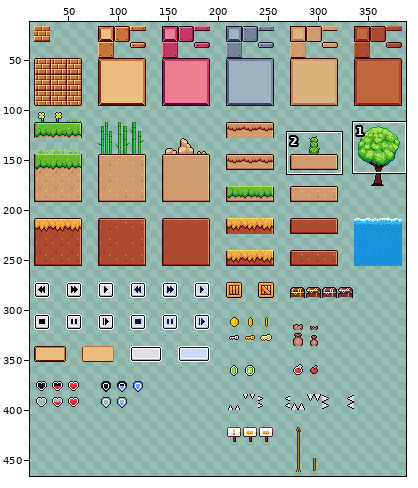
Edited in one commit: sprite sheet (free-assets.png). Above, an overview of the earlier version with the close-up marked.
Close-up. Old version:
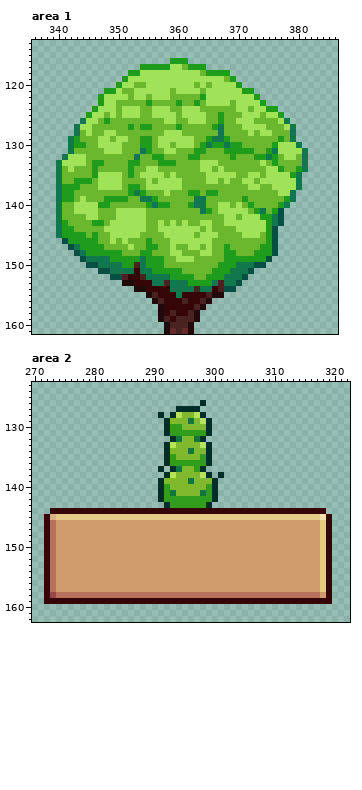
The file is 512x512 pixels. Colours within 5 levels of each other are drawn and written as one. Shown: area 1: x 336..386, y 113..161; area 2: x 270..322, y 123..162. The wide view leaves out empty margins.
The same view after the edit:
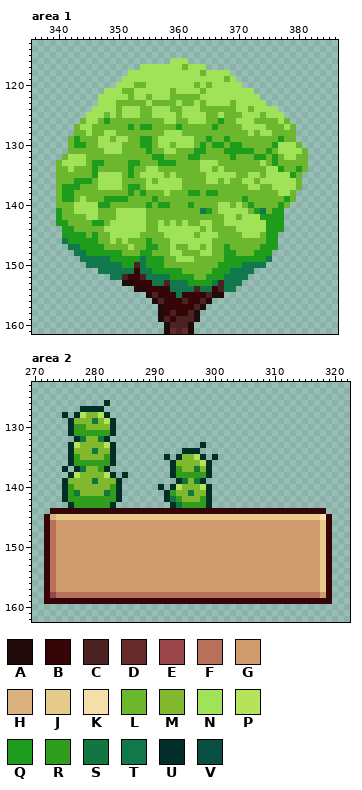
Palette (. is transparent): A #200a0a  B #350507  C #4a2222  D #672a2a  E #9b464a  F #b8705a  G #d09b6d  H #dab27e  J #e6ca8a  K #f4deaa  L #6bb82e  M #80b82e  N #a0e359  P #b5e359  Q #1e9d1c  R #319d1c  S #11773e  T #11774d  U #012f27  V #064f42
Changes in this commit:
Changed rows in their new state; - is an unchanged pixel.
Area 1:
first column x 340:
116 -------------------NNN--------------------
117 --------------NNNNN---NNN-----------------
118 ------------NN-----------NNNN-------------
119 -----------N-----------------N------------
120 ----------N-------------------N-----------
121 --------NN---------------------NN---------
122 -------N----------------N--------N--------
123 -------N-------N----N--N----------N-------
124 ------N----------------------------NN-----
125 -----N---------------------N---------N----
126 ----L---------------------------------L---
127 ---L-----------------------L-----------L--
128 ---L-----------------------L-----------L--
129 --L-----------------------LL-----------L--
130 --L----------------------L--L-----------L-
131 --L-----------L---------------------L----L
132 -L-----------L---------------------L-----L
133 L----------------------------------------L
134 L----------------------------------------L
135 L---------------------------------------L-
136 L---------------------------------------L-
137 L---------------------------------------L-
138 L------------L-------------------------L--
139 L-------------LL-------LL--------------L--
140 L---------------L------LL-------------L---
141 Q------------------------------------Q----
142 Q-----------------------------------QQ----
143 Q-----------------------------------QQ----
144 .-----------------------------------QQ----
145 .-----------------------------------Q-----
146 -T----------------------------------Q-----
147 --T---------------------------------Q-----
148 ---T--------------------------------.-----
149 ----T------------------------------T------
150 -----TT-----------------------Q--TT-------
151 -------TT-----------------------T---------
152 ---------TT--------------------T----------
153 ------------------------------T-----------
154 ----------------------------TT------------
Area 2:
first column x 275:
126 -------U---------------.---
127 ---UUUU------------....----
128 U-UPMMPU--------.-......---
129 -UMMMSMPU--------........--
130 -URRMMMMU--------........--
131 -URRRRRRU--------........--
132 --USMMSU----------......---
133 -UPMMMMPU--------......U.--
134 -UMMMSMMU--------...UUU..--
135 -URMMMMRU---------.U--PU.U-
136 -URRRRRRU--------.UMMMMP---
137 U-USMMRU--------.--R--SMU--
138 -UPMMMMPU-U------.URRRRR--.
139 UMMMMSMMMU------...USMSU..-
140 URMMMMMMRU-------.UP---PU.-
141 URSMMMMSRU------.UR--S-MU.-
142 URRRRRRRRU------.US-MMM-U.-
143 -URRRRRRU--------.US-------
Pixel boxes of the changes (left, top, right, bottom) in both close-ups:
changed: (56, 58, 308, 292)
added: (62, 400, 128, 508)
changed: (158, 400, 224, 508)
